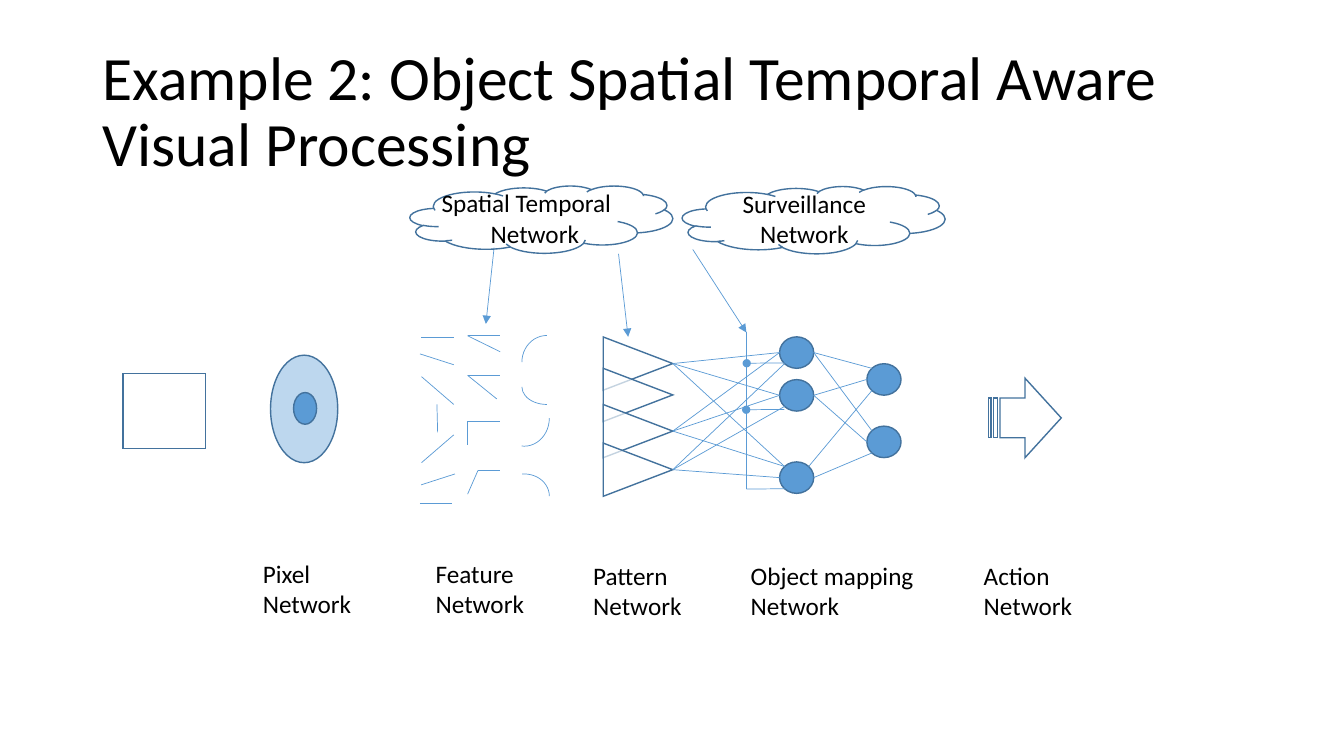
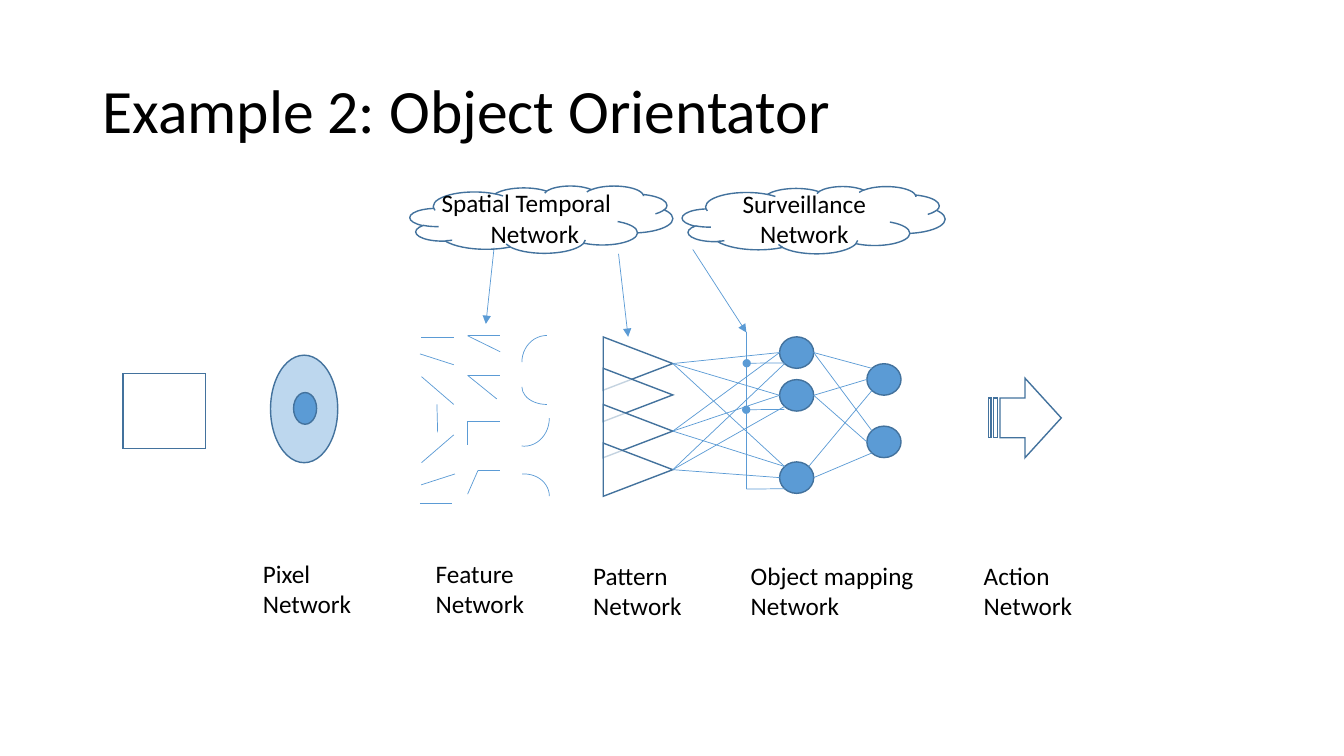
Before and after one commit to Josezs/NeuroCurrent, a slide deck: slide 8 of NeuroCurrent Architecture Specs.pptx. Drawn at 1344x756 pixels with LibreOffice and Linux fonts; fonts in the diff are those of the drawing. Boxes give left, top, right and bottom in pixels: in the first picture for what was removed or moved away, otherwise in the second. Text is boxed around its words. In the diff, an @@ line names an element or a change of style, - is before the commit and + after.

Commit message:
NeuroCurrent Architecture
Add descriptions about "object orientator" and "inductive and deductive
reasoning"

```diff
--- a/NeuroCurrent Architecture Specs.pptx
+++ b/NeuroCurrent Architecture Specs.pptx
@@ title at box(102, 90, 830, 144): text changed @@
-Example 2: Object Spatial Temporal Aware Visual Processing
+Example 2: Object Orientator
```
Also in this commit, not shown: 1 other slide changed.
